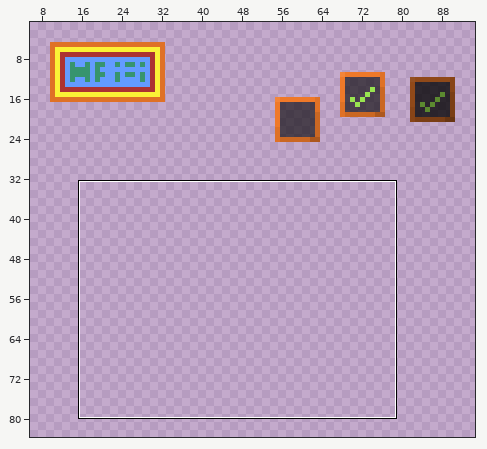
Pixel-art file -- samples/Titan.Sandbox/content/ui/ui_style_orange.aseprite. Above: a wide view before the commit, with the close-up outlined.
Close-up. Before the edit:
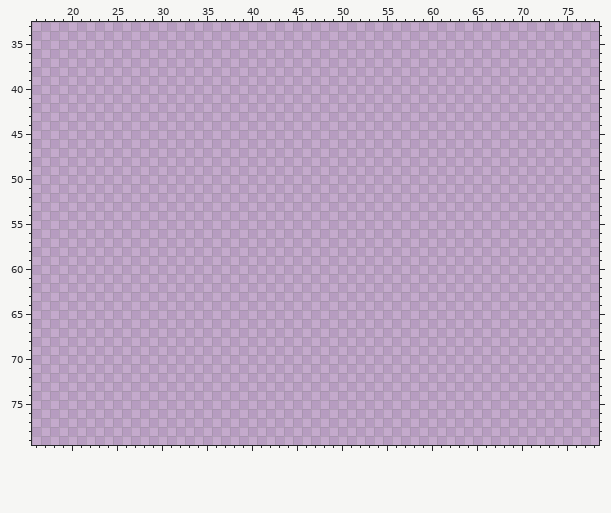
128x128 pixels, 1 frame. Shown: x 16..78, y 33..79. The wide view leaves out empty margins.
The result:
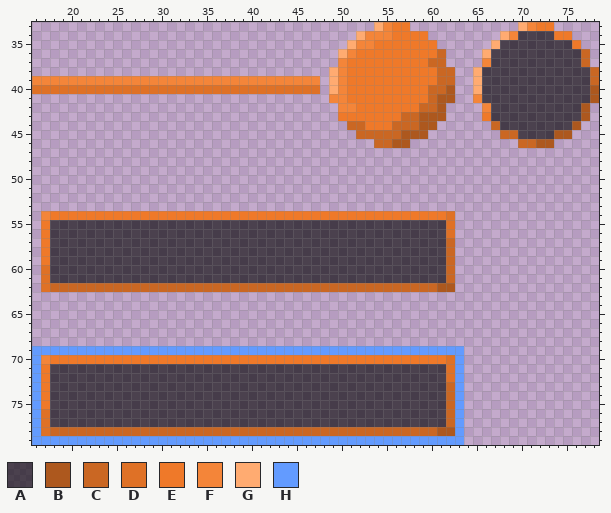
Palette (. is transparent): A #0000009d  B #ad581e  C #ca6723  D #df7126  E #ef7929  F #f48539  G #ffab71  H #639bff
From old to new:
Layer "Sprites":
y 33: x 54..57 .... -> GFEE; x 70..73 .... -> GFEE
y 34: x 52..59 ........ -> GFFFEEEE; x 68..75 ........ -> GFAAAAEE
y 35: x 51..60 .......... -> GFFEEEEEEE; x 67..76 .......... -> GAAAAAAAAE
y 36: x 50..61 ............ -> GFEEEEEEEEEC; x 66..77 ............ -> GAAAAAAAAAAC
y 37: x 50..61 ............ -> FEEEEEEEEECC; x 66..77 ............ -> FAAAAAAAAAAC
y 38: x 49..62 .............. -> GFEEEEEEEEEECC; x 65..78 .............. -> GAAAAAAAAAAAAC
y 39: x 16..47 ................................ -> FFFFFFFFFFFFFFFFFFFFFFFFFFFFFFFF; x 49..62 .............. -> GFEEEEEEEEEECC; x 65..78 .............. -> GAAAAAAAAAAAAC
y 40: x 16..47 ................................ -> DDDDDDDDDDDDDDDDDDDDDDDDDDDDDDDD; x 49..62 .............. -> GFEEEEEEEEECCB; x 65..78 .............. -> GAAAAAAAAAAAAB
y 41: x 49..62 .............. -> FFEEEEEEEEECBB; x 65..78 .............. -> FAAAAAAAAAAAAB
y 42: x 50..61 ............ -> FFEEEEEEECCB; x 66..77 ............ -> FAAAAAAAAAAB
y 43: x 50..61 ............ -> EEEEEEECCBBB; x 66..77 ............ -> EAAAAAAAAAAB
y 44: x 51..60 .......... -> CCEEECCCBB; x 67..76 .......... -> CAAAAAAAAB
y 45: x 52..59 ........ -> CCCCCBBB; x 68..75 ........ -> CCAAAABB
y 46: x 54..57 .... -> CCBB; x 70..73 .... -> CCBB
y 54: x 17..62 .............................................. -> FEEEEEEEEEEEEEEEEEEEEEEEEEEEEEEEEEEEEEEEEEEEED
y 55..56: x 17..62 .............................................. -> EAAAAAAAAAAAAAAAAAAAAAAAAAAAAAAAAAAAAAAAAAAAAD
y 57..59: x 17..62 .............................................. -> EAAAAAAAAAAAAAAAAAAAAAAAAAAAAAAAAAAAAAAAAAAAAC
y 60..61: x 17..62 .............................................. -> DAAAAAAAAAAAAAAAAAAAAAAAAAAAAAAAAAAAAAAAAAAAAC
y 62: x 17..62 .............................................. -> DCCCCCCCCCCCCCCCCCCCCCCCCCCCCCCCCCCCCCCCCCCCBB
y 69: x 16..63 ................................................ -> HHHHHHHHHHHHHHHHHHHHHHHHHHHHHHHHHHHHHHHHHHHHHHHH
y 70: x 16..63 ................................................ -> HFEEEEEEEEEEEEEEEEEEEEEEEEEEEEEEEEEEEEEEEEEEEEDH
y 71..72: x 16..63 ................................................ -> HEAAAAAAAAAAAAAAAAAAAAAAAAAAAAAAAAAAAAAAAAAAAADH
y 73..75: x 16..63 ................................................ -> HEAAAAAAAAAAAAAAAAAAAAAAAAAAAAAAAAAAAAAAAAAAAACH
y 76..77: x 16..63 ................................................ -> HDAAAAAAAAAAAAAAAAAAAAAAAAAAAAAAAAAAAAAAAAAAAACH
y 78: x 16..63 ................................................ -> HDCCCCCCCCCCCCCCCCCCCCCCCCCCCCCCCCCCCCCCCCCCCBBH
y 79: x 16..63 ................................................ -> HHHHHHHHHHHHHHHHHHHHHHHHHHHHHHHHHHHHHHHHHHHHHHHH
Pixel boxes of the changes (left, top, right, bottom) in both close-ups:
added: (32, 22, 599, 148)
added: (41, 211, 455, 292)
added: (32, 346, 464, 445)
